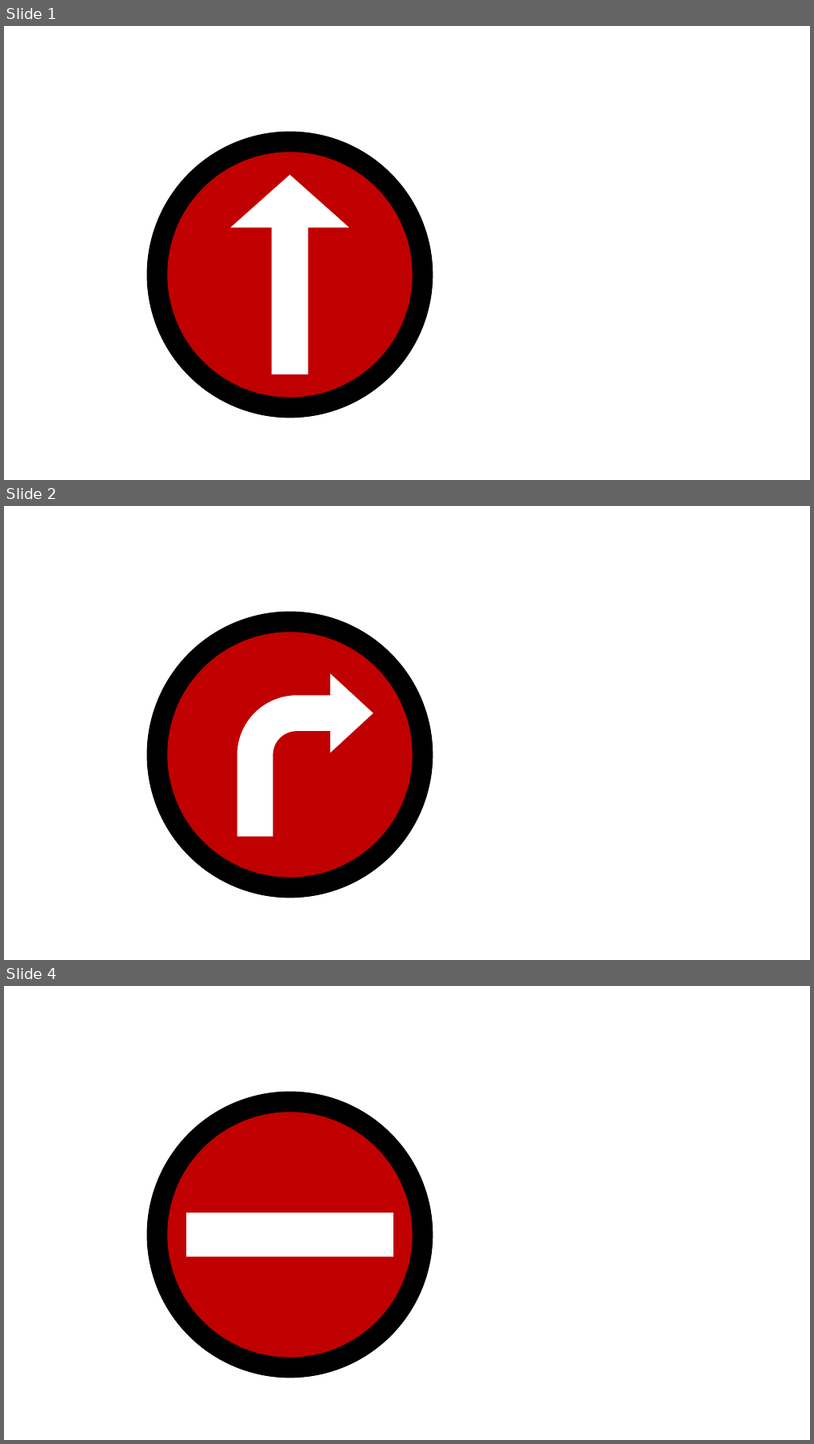
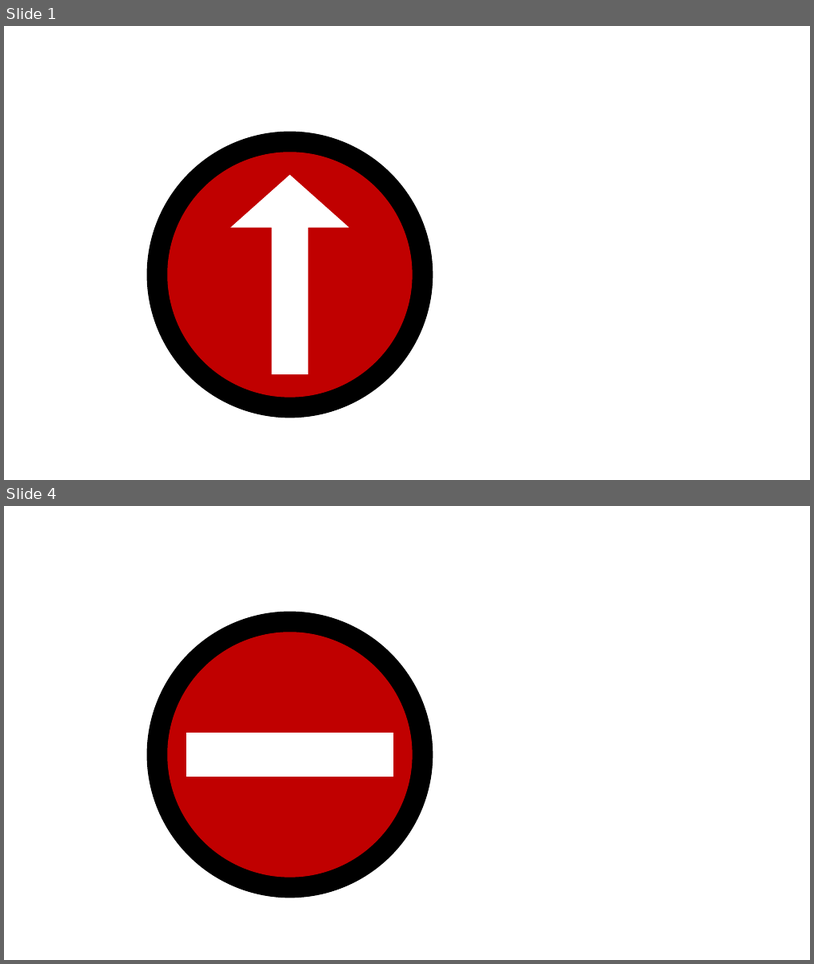
Before and after one commit to DDharma/Smart_Car, a slide deck: Road Signs/Presentation1.pptx. Shown one above the other, each under a label of ours: slides 1, 2 and 4 before the commit, slides 1 and 4 after it; the slides between them are not shown. The pictures are 814x1444 and 814x964 pixels, drawn with LibreOffice and Linux fonts; fonts in the diff are those of the drawing. Boxes give left, top, right and bottom in pixels: in the first picture for what was removed or moved away, otherwise in the second. Text is boxed around its words. In the diff, an @@ line names an element or a change of style, - is before the commit and + after.

```diff
--- a/Road Signs/Presentation1.pptx
+++ b/Road Signs/Presentation1.pptx
@@ slide 2 removed at box(4, 506, 810, 960), background #FFFFFF @@
@@ donut removed at box(147, 612, 433, 897) @@
@@ ellipse removed at box(168, 632, 412, 877) @@
@@ bent arrow removed at box(237, 672, 374, 837) @@
```
Also in this commit, not shown: 4 slides added, 2 other slides removed, 3 other files.
